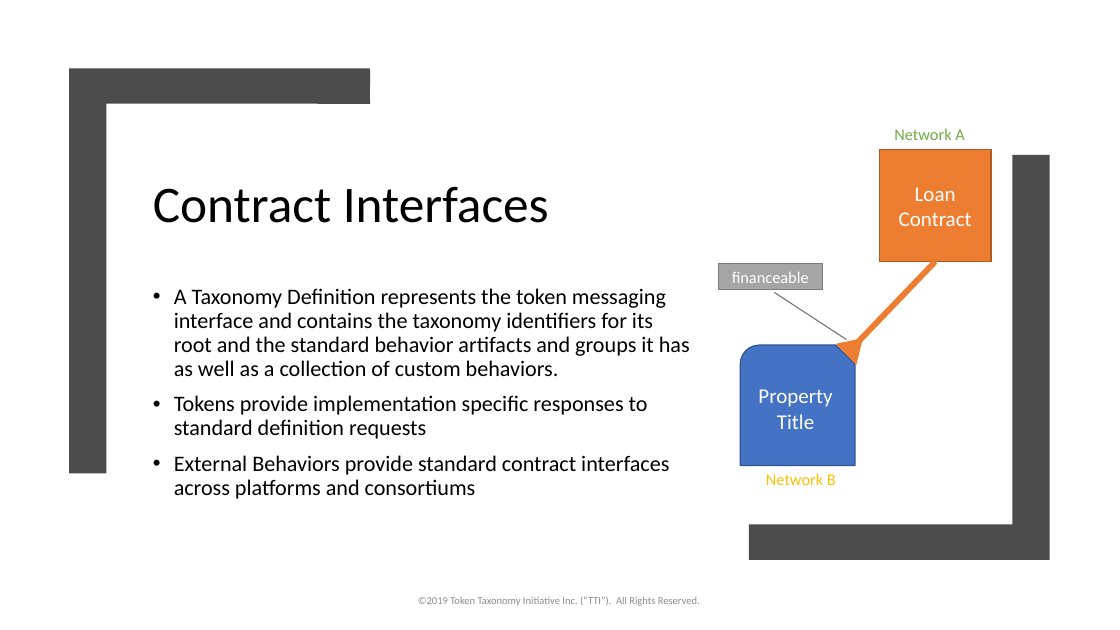
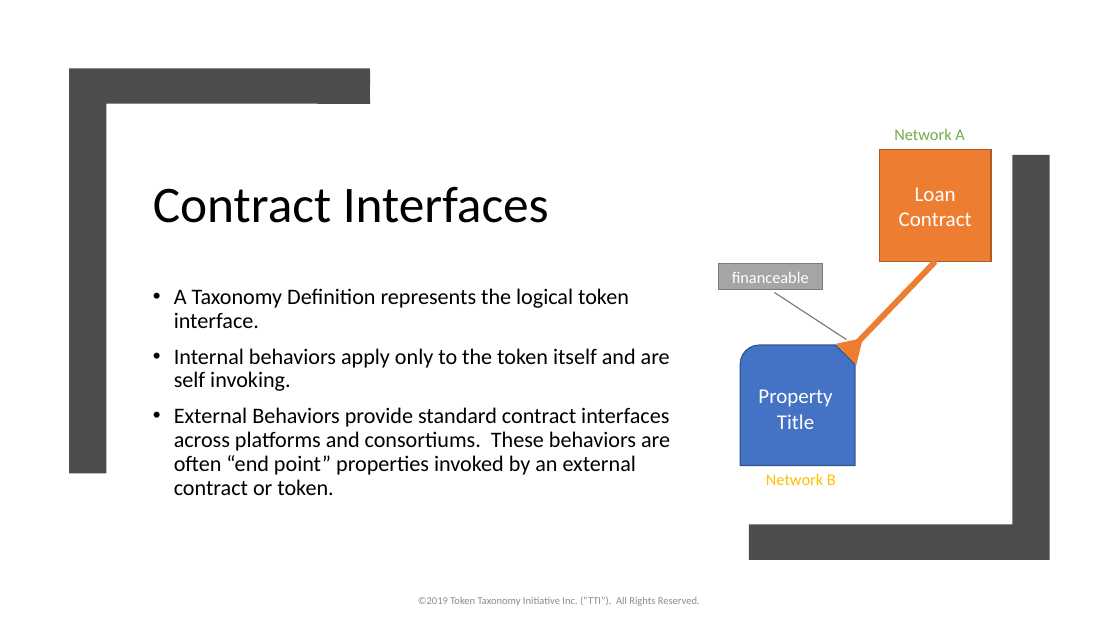
Before and after one commit to vipinsun/TokenTaxonomyFramework-pub, a slide deck: slide 21 of presentations/TTF-Presentation.pptx (slide 16 before the commit). Drawn at 1120x630 pixels with LibreOffice and Linux fonts; fonts in the diff are those of the drawing. Boxes give left, top, right and bottom in pixels: in the first picture for what was removed or moved away, otherwise in the second. Text is boxed around its words. In the diff, an @@ line names an element or a change of style, - is before the commit and + after.

```diff
--- a/presentations/TTF-Presentation.pptx
+++ b/presentations/TTF-Presentation.pptx
@@ text at (174, 288, 670, 495): text changed @@
-• A Taxonomy Definition represents the token messaging interface and contains the taxonomy identifiers for its root and the standard behavior artifacts and groups it has as well as a collection of custom behaviors.
-• Tokens provide implementation specific responses to standard definition requests
-• External Behaviors provide standard contract interfaces across platforms and consortiums
+• A Taxonomy Definition represents the logical token interface.
+• Internal behaviors apply only to the token itself and are self invoking.
+• External Behaviors provide standard contract interfaces across platforms and consortiums. These behaviors are often “end point” properties invoked by an external contract or token.
```
Also in this commit, not shown: 14 other slides changed, 5 slides added, 2 other files.
